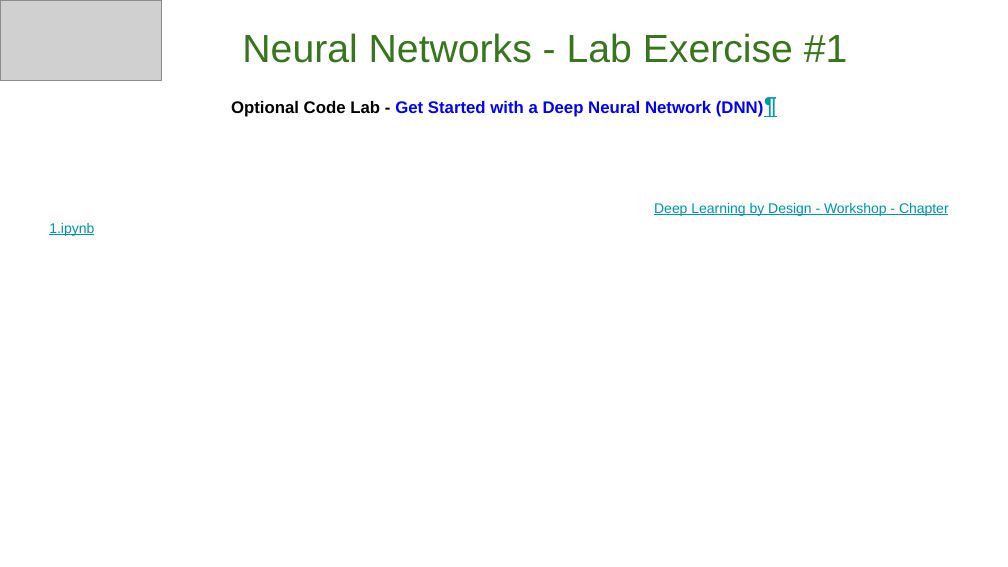
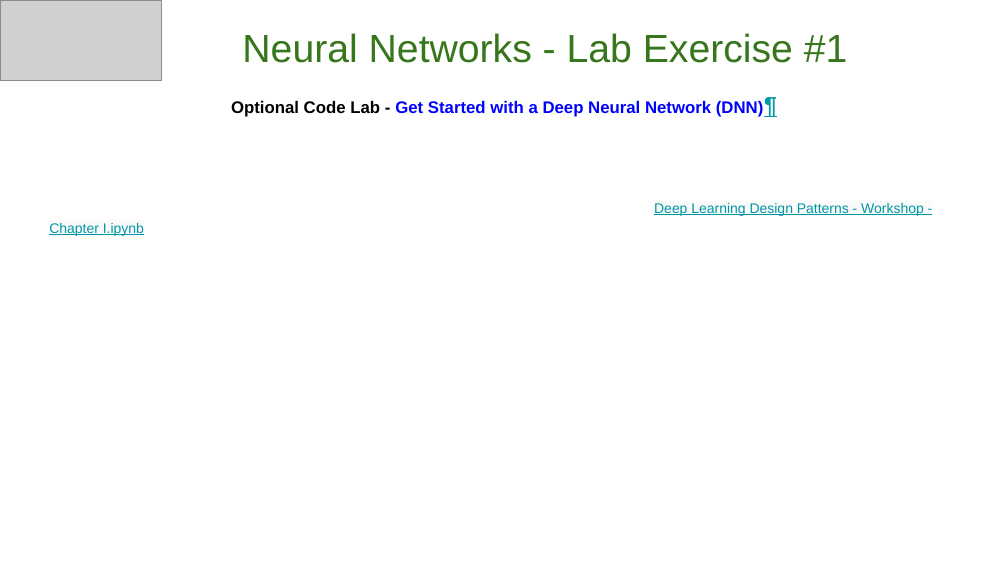
Before and after one commit to GoogleCloudPlatform/keras-idiomatic-programmer, a slide deck: slide 46 of books/deep-learning-design-patterns/Workshops/Novice/Deep Learning Design Patterns - Workshop - Chapter I.pptx. Drawn at 1008x567 pixels with LibreOffice and Linux fonts; fonts in the diff are those of the drawing; grey boxes stand for pictures. Boxes give left, top, right and bottom in pixels: in the first picture for what was removed or moved away, otherwise in the second. Text is boxed around its words. In the diff, an @@ line names an element or a change of style, - is before the commit and + after.

```diff
--- a/books/deep-learning-design-patterns/Workshops/Novice/Deep Learning Design Patterns - Workshop - Chapter I.pptx
+++ b/books/deep-learning-design-patterns/Workshops/Novice/Deep Learning Design Patterns - Workshop - Chapter I.pptx
@@ text at (x1=49, y1=203, x2=924, y2=236): text changed @@
-Deep Learning by Design - Workshop - Chapter 1.ipynb
+Deep Learning Design Patterns - Workshop - Chapter I.ipynb
```
Also in this commit, not shown: 1 other slide changed, 1 other file.
